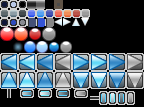
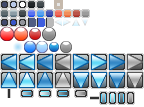
Layers edited between the first and the second w=144, h=107 image:
painted on "title lost focus" over [36, 0, 45, 9]
painted on "title on focus" over [27, 0, 36, 9]
hid "__tmp bg" over [0, 0, 144, 107]
